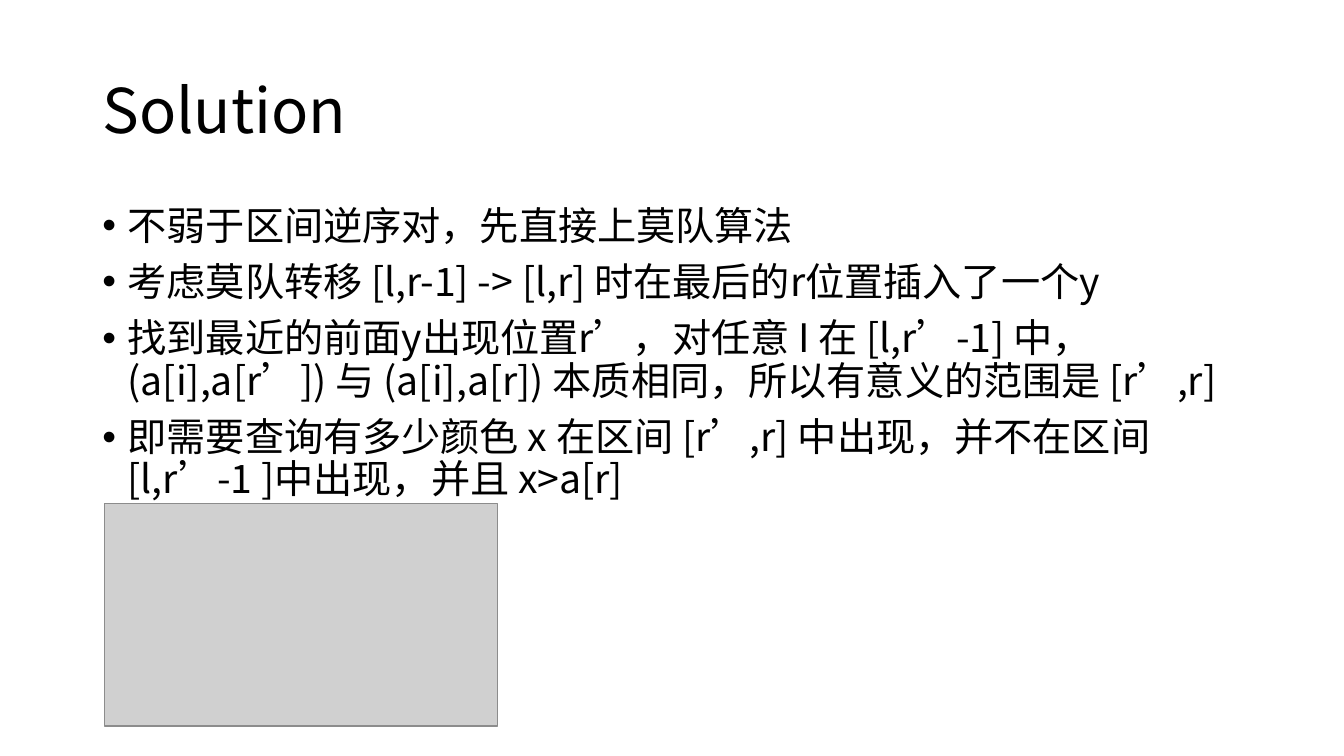
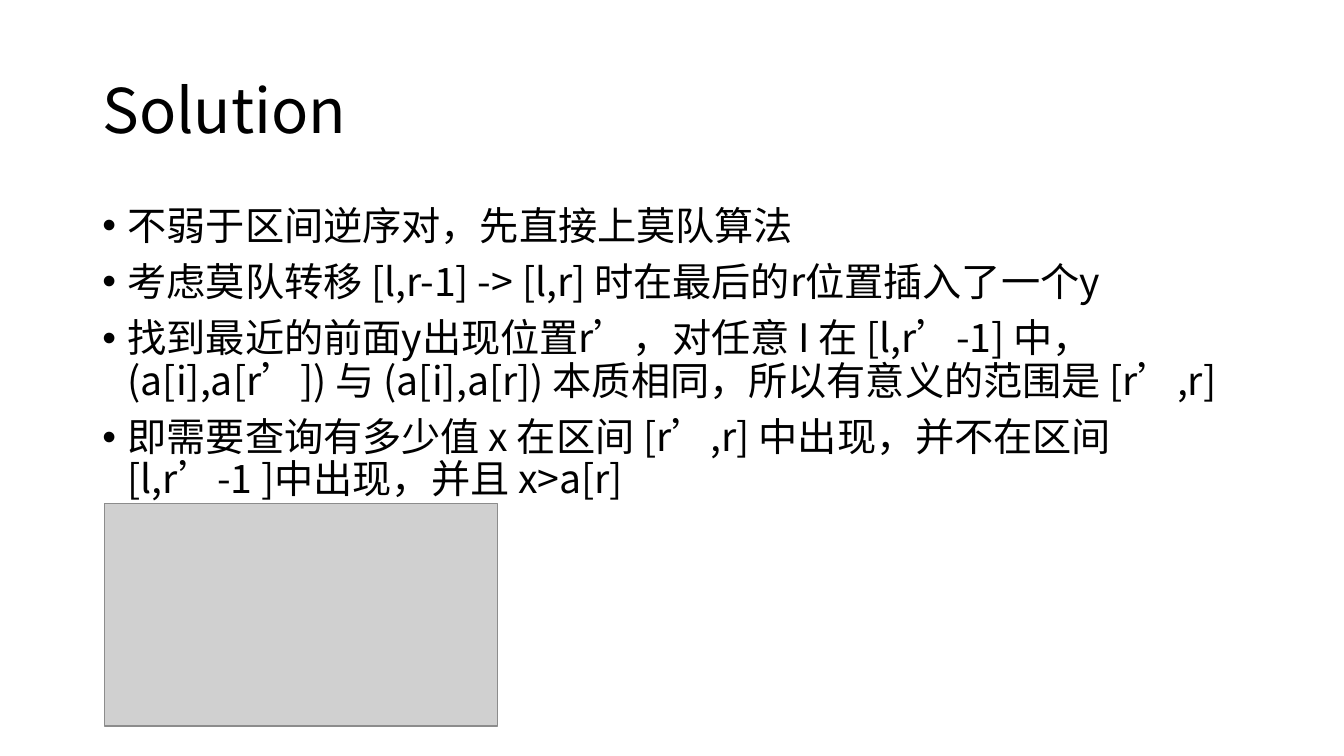
Before and after one commit to yylidiw/thupc_0, a slide deck: slide 3 of day0/A/solution/A.pptx. Drawn at 1344x756 pixels with LibreOffice and Linux fonts; fonts in the diff are those of the drawing; grey boxes stand for pictures. Boxes give left, top, right and bottom in pixels: in the first picture for what was removed or moved away, otherwise in the second. Text is boxed around its words. In the diff, an @@ line names an element or a change of style, - is before the commit and + after.

```diff
--- a/day0/A/solution/A.pptx
+++ b/day0/A/solution/A.pptx
@@ text at (128, 418, 1111, 504): text changed @@
-• 即需要查询有多少颜色 x 在区间 [r’,r] 中出现，并不在区间 [l,r’-1 ]中出现，并且 x>a[r]
+• 即需要查询有多少值 x 在区间 [r’,r] 中出现，并不在区间 [l,r’-1 ]中出现，并且 x>a[r]
```
Also in this commit, not shown: 3 other slides changed.
